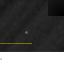
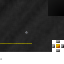
Layers edited between the first and the second 64 × 64 image:
added group "Buttons" with 2 layers above "Case" over bbox(52, 40, 64, 52)
added layer "ButtonShadow" (color burn) in group "Buttons" over bbox(52, 40, 64, 52)
renamed "Misc" to "ButtonBase", moved it into group "Buttons", painted on it over bbox(52, 40, 64, 52)
painted on "CaseLight" over bbox(52, 40, 64, 52)
painted on "CaseNoise" over bbox(52, 40, 64, 52)
painted on "CaseBase" over bbox(52, 40, 64, 52)
